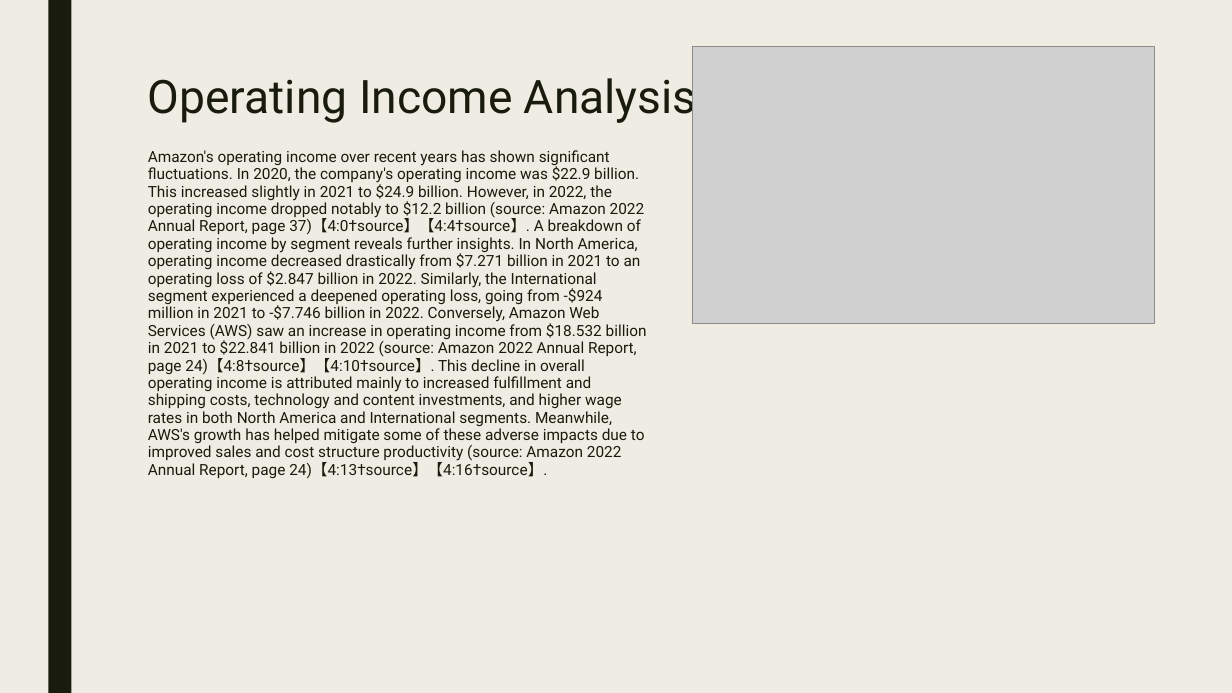
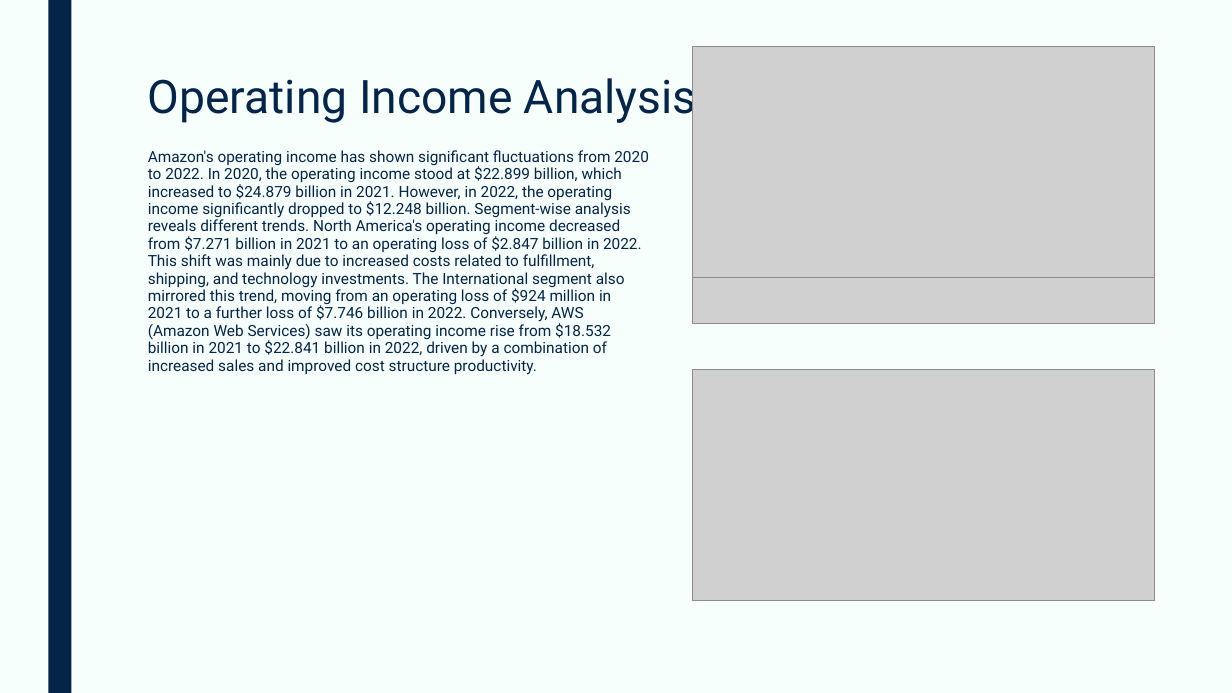
Before and after one commit to devangovind/AMUCLDISS, a slide deck: slide 3 of fastapi-backend/pres/output.pptx. Drawn at 1232x693 pixels with LibreOffice and Linux fonts; fonts in the diff are those of the drawing; grey boxes stand for pictures. Boxes give left, top, right and bottom in pixels: in the first picture for what was removed or moved away, otherwise in the second. Text is boxed around its words. In the diff, an @@ line names an element or a change of style, - is before the commit and + after.

```diff
--- a/fastapi-backend/pres/output.pptx
+++ b/fastapi-backend/pres/output.pptx
@@ background #EFEDE3 to #F6FFFB @@
@@ rectangle at [48, 0, 71, 693]: fill #191B0E to #042449 @@
@@ picture added at [693, 46, 1155, 277] @@
@@ title "Operating Income Analysis" at [148, 71, 697, 124]: text colour #191B0E to #042449 @@
@@ text at [148, 150, 649, 375]: text changed; text colour #191B0E to #042449 @@
-Amazon's operating income over recent years has shown significant fluctuations. In 2020, the company's operating income was $22.9 billion. This increased slightly in 2021 to $24.9 billion. However, in 2022, the operating income dropped notably to $12.2 billion (source: Amazon 2022 Annual Report, page 37)【4:0†source】【4:4†source】. A breakdown of operating income by segment reveals further insights. In North America, operating income decreased drastically from $7.271 billion in 2021 to an operating loss of $2.847 billion in 2022. Similarly, the International segment experienced a deepened operating loss, going from -$924 million in 2021 to -$7.746 billion in 2022. Conversely, Amazon Web Services (AWS) saw an increase in operating income from $18.532 billion in 2021 to $22.841 billion in 2022 (source: Amazon 2022 Annual Report, page 24)【4:8†source】【4:10†source】. This decline in overall operating income is attributed mainly to increased fulfillment and shipping costs, technology and content investments, and higher wage rates in both North America and International segments. Meanwhile, AWS's growth has helped mitigate some of these adverse impacts due to improved sales and cost structure productivity (source: Amazon 2022 Annual Report, page 24)【4:13†source】【4:16†source】.
+Amazon's operating income has shown significant fluctuations from 2020 to 2022. In 2020, the operating income stood at $22.899 billion, which increased to $24.879 billion in 2021. However, in 2022, the operating income significantly dropped to $12.248 billion. Segment-wise analysis reveals different trends. North America's operating income decreased from $7.271 billion in 2021 to an operating loss of $2.847 billion in 2022. This shift was mainly due to increased costs related to fulfillment, shipping, and technology investments. The International segment also mirrored this trend, moving from an operating loss of $924 million in 2021 to a further loss of $7.746 billion in 2022. Conversely, AWS (Amazon Web Services) saw its operating income rise from $18.532 billion in 2021 to $22.841 billion in 2022, driven by a combination of increased sales and improved cost structure productivity.
@@ picture added at [693, 370, 1155, 601] @@
```
Also in this commit, not shown: 3 other slides changed, 2 slides added, 6 other files.
